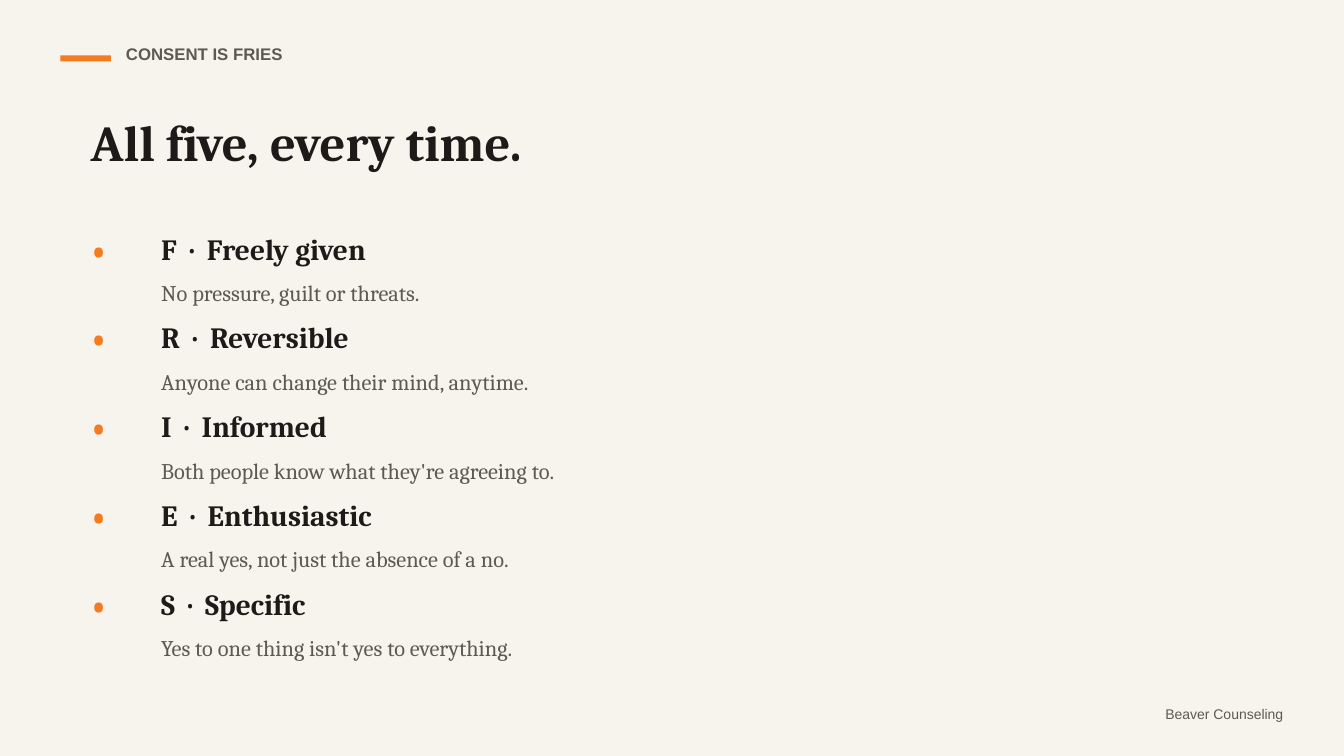
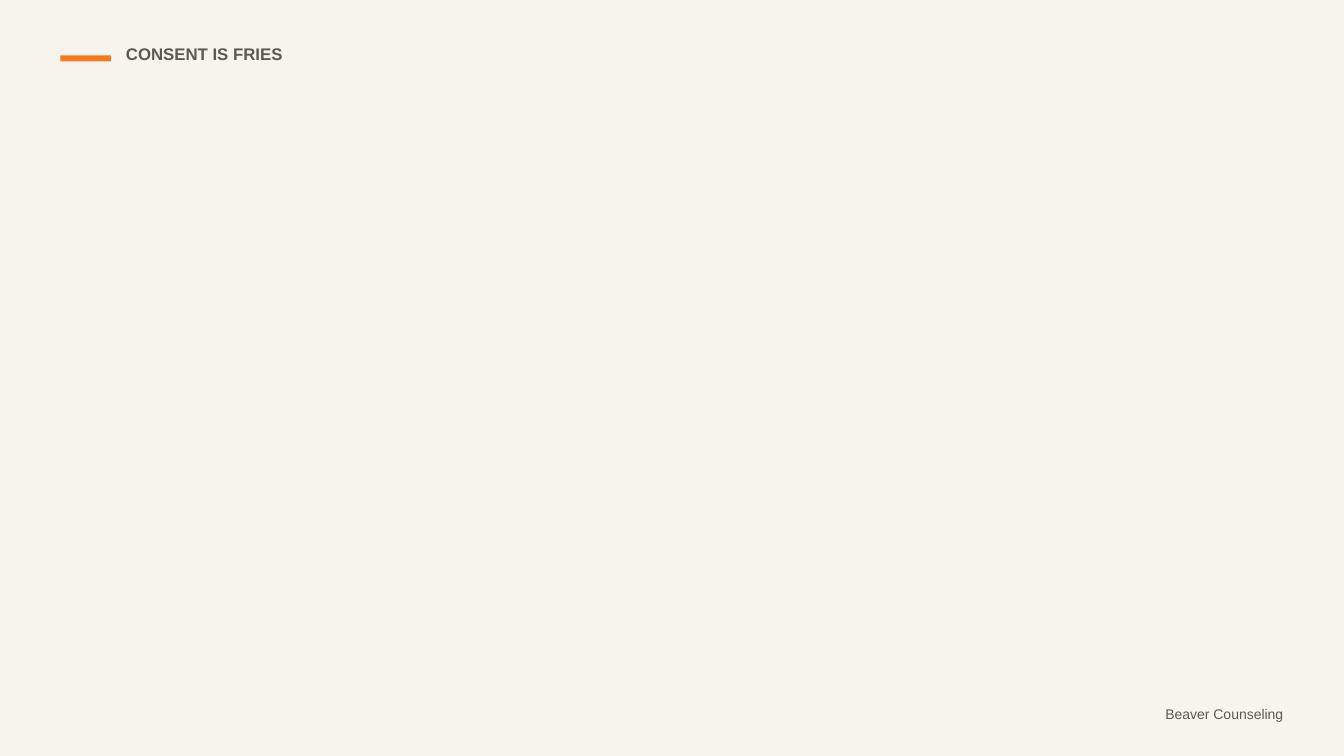
Before and after one commit to rmwtoolkit/bcds-toolkit, a slide deck: slide 17 of decks/the-real-thing-lesson-v2.pptx (slide 12 before the commit). Drawn at 1344x756 pixels with LibreOffice and Linux fonts; fonts in the diff are those of the drawing; background and template pictures are left out. Boxes give left, top, right and bottom in pixels: in the first picture for what was removed or moved away, otherwise in the second. Text is boxed around its words. In the diff, an @@ line names an element or a change of style, - is before the commit and + after.

```diff
--- a/decks/the-real-thing-lesson-v2.pptx
+++ b/decks/the-real-thing-lesson-v2.pptx
@@ text removed at box(91, 125, 522, 172) @@
-All five, every time.
@@ text removed at box(91, 227, 151, 316) @@
-•
@@ text removed at box(161, 239, 419, 306) @@
-F · Freely given
-No pressure, guilt or threats.
@@ text removed at box(91, 316, 151, 404) @@
-•
@@ text removed at box(161, 327, 529, 395) @@
-R · Reversible
-Anyone can change their mind, anytime.
@@ text removed at box(91, 404, 151, 493) @@
-•
@@ text removed at box(161, 416, 554, 484) @@
-I · Informed
-Both people know what they're agreeing to.
@@ text removed at box(91, 493, 151, 582) @@
-•
@@ text removed at box(161, 505, 509, 572) @@
-E · Enthusiastic
-A real yes, not just the absence of a no.
@@ text removed at box(91, 582, 151, 670) @@
-•
@@ text removed at box(161, 594, 512, 661) @@
-S · Specific
-Yes to one thing isn't yes to everything.
```
Also in this commit, not shown: 10 other slides changed, 13 slides added, 7 slides removed, 23 other files.
